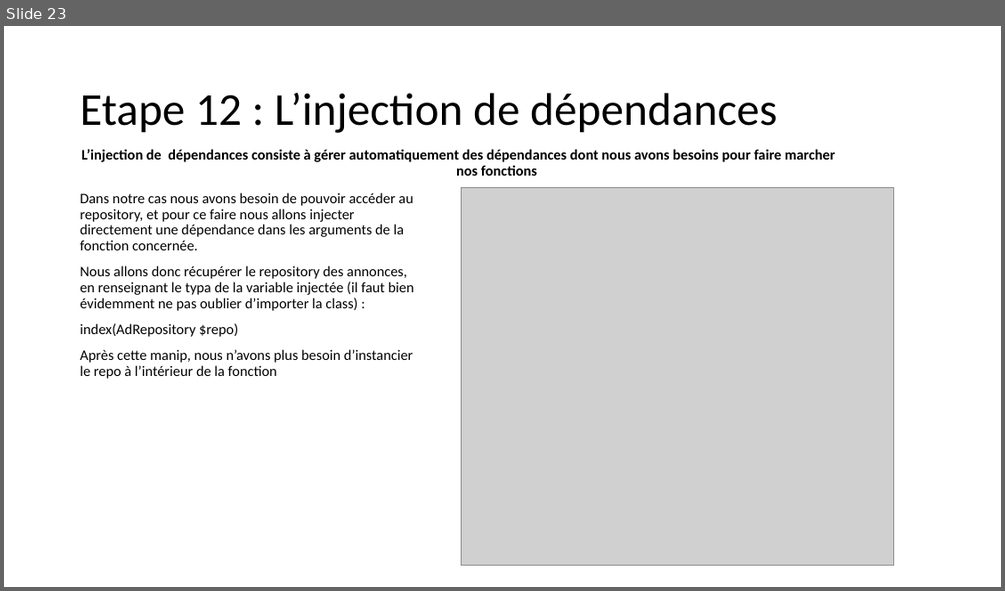
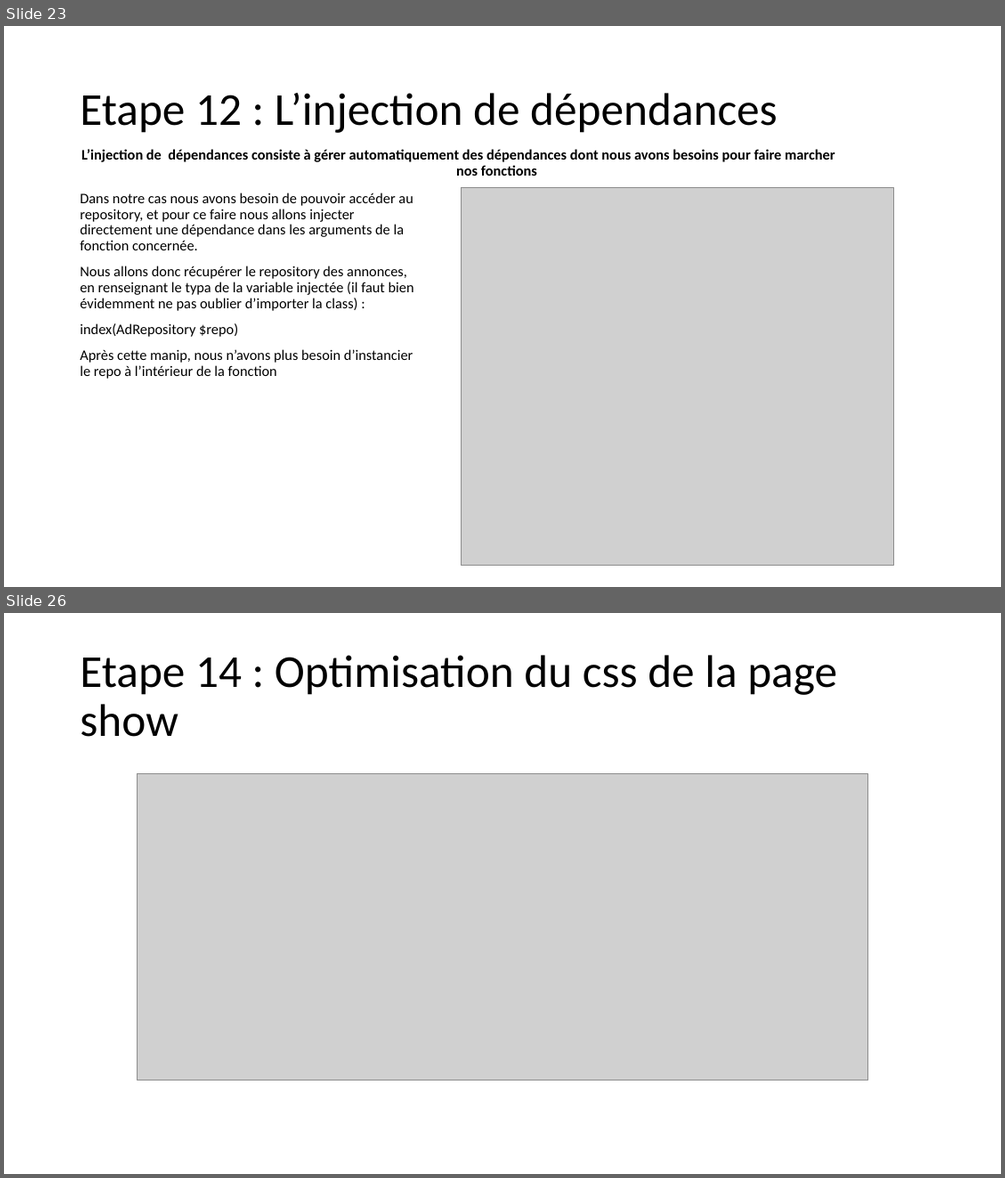
Before and after one commit to SAMTHP/TP_AFPAA, a slide deck: Apprendre symfony.pptx. Shown one above the other, each under a label of ours: slide 23 before the commit, slides 23 and 26 after it; the slides between them are not shown. The pictures are 1005x591 and 1005x1178 pixels, drawn with LibreOffice and Linux fonts; fonts in the diff are those of the drawing; grey boxes stand for pictures. Boxes give left, top, right and bottom in pixels: in the first picture for what was removed or moved away, otherwise in the second. Text is boxed around its words. In the diff, an @@ line names an element or a change of style, - is before the commit and + after.

```diff
--- a/Apprendre symfony.pptx
+++ b/Apprendre symfony.pptx
@@ slide 26 added at (4, 613, 1001, 1174), background #FFFFFF @@
@@ title added at (80, 655, 837, 737), 44 pt, text #000000 @@
+Etape 14 : Optimisation du css de la page show
@@ picture added at (138, 774, 867, 1079) @@
```
Also in this commit, not shown: 1 slide changed, 6 other slides added, 1 other file.
